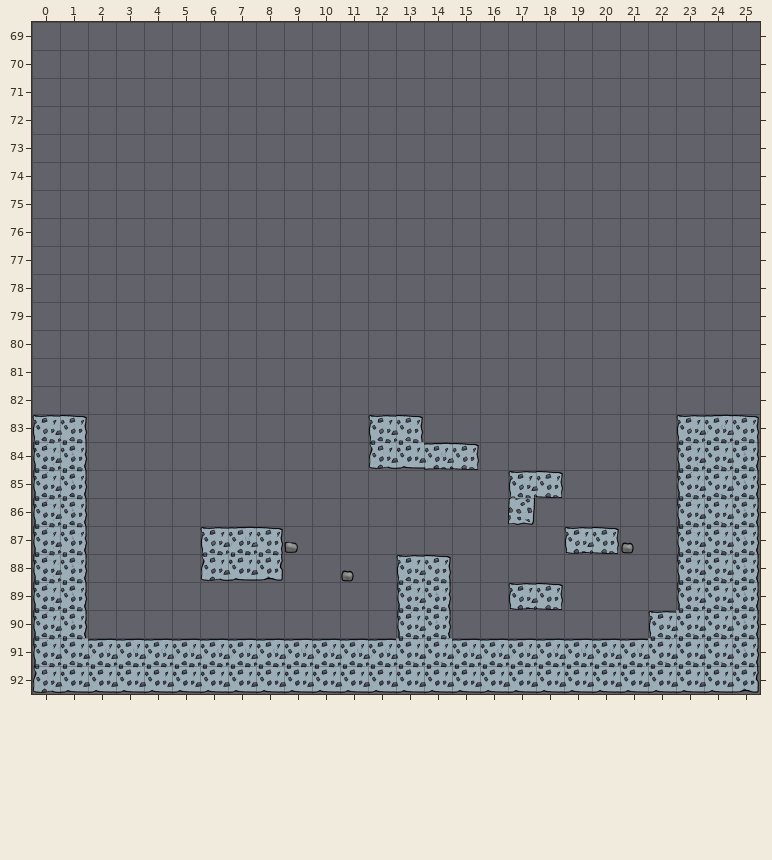
Tiled map: lvls/finallvl.tmx. The picture above was drawn from the file before the commit.
Cells are 80x80 px. Shown: x 0..25, y 69..92.
After the commit:
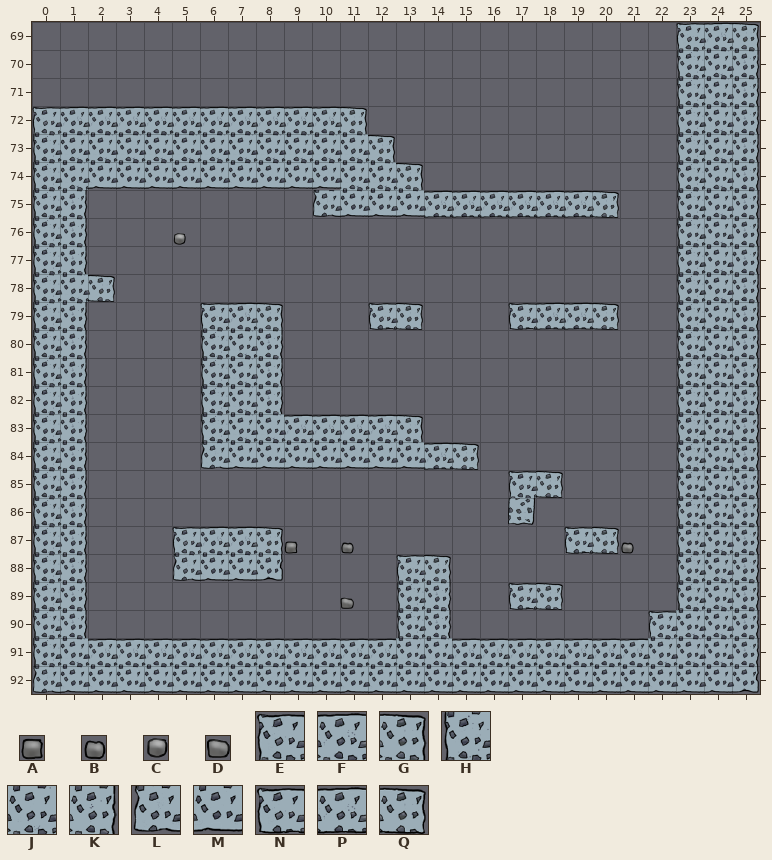
Key: from "smallstone": A 0, B 1, C 2, D 3; from "stoned": E 0, F 1, G 2, H 3, J 4, K 5, L 6, M 7; from "widestone": N 0, P 1, Q 2.
_ is an empty cell, . an unchanged one.
The author wrote: made some levelling
Edits made:
--- layer "Solid"
@@ x 0..25 @@
-69 .......................___
-70 .......................___
-71 .......................___
-72 ____________...........___
-73 _____________..........___
-74 ______________.........___
-75 __........___________..___
-76 __.....................___
-77 __.....................___
-78 ___....................___
-79 __....___...__...____..___
-80 __....___..............___
-81 __....___..............___
-82 __....___..............___
-83 EG....______E..........EFG
-84 ......______L.............
+69 .......................EFG
+70 .......................HJK
+71 .......................HJK
+72 EFFFFFFFFFFG...........HJK
+73 HJJJJJJJJJJJG..........HJK
+74 HJMMMMMMMMMJJG.........HJK
+75 HK........LMMMPPPPPPQ..HJK
+76 HK.....................HJK
+77 HK.....................HJK
+78 HJQ....................HJK
+79 HK....EFG...NQ...NPPQ..HJK
+80 HK....HJK..............HJK
+81 HK....HJK..............HJK
+82 HK....HJK..............HJK
+83 HK....HJJFFFF..........HJK
+84 ......LMMMMMM.............
@@ x 5..6 @@
-87 _E
-88 _L
+87 EF
+88 LM
--- layer "SmallSolid"
@@ x 5..5 @@
-76 _
+76 C
@@ x 9..11 @@
-87 D._
-88 ..B
-89 .._
+87 A.B
+88 .._
+89 ..D
